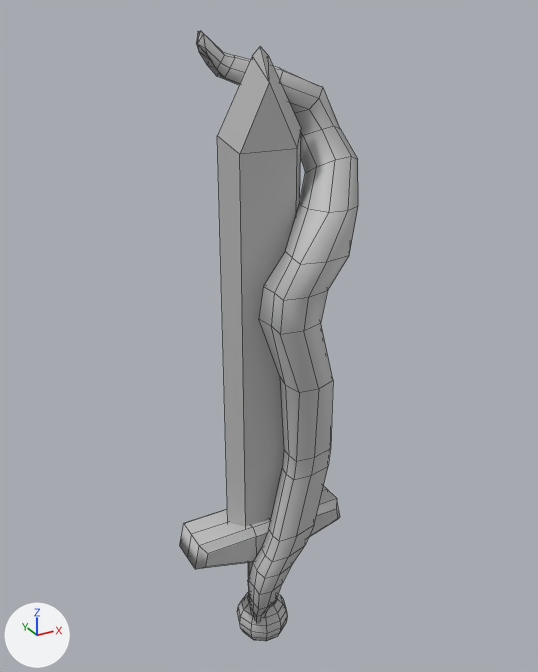
What one commit did to the FBX model Assets/GameStuff/Matt's Stuff/M_Assets/Weapons/Hero/Tentacle_Sword.fbx.
Rendered twice from a 50 mm lens placed at (-1.4, -2.6, 2.48), pointed at (0.05, 0.03, 1.16). Every picture has the same lights, and +X, +Y and +Z are marked at lower left. Mesh edges are drawn as thin lines. Where no turn or scale is listed for an object, it has been applied to the vertices.

The first picture shows 'Tentacle_Sword'.
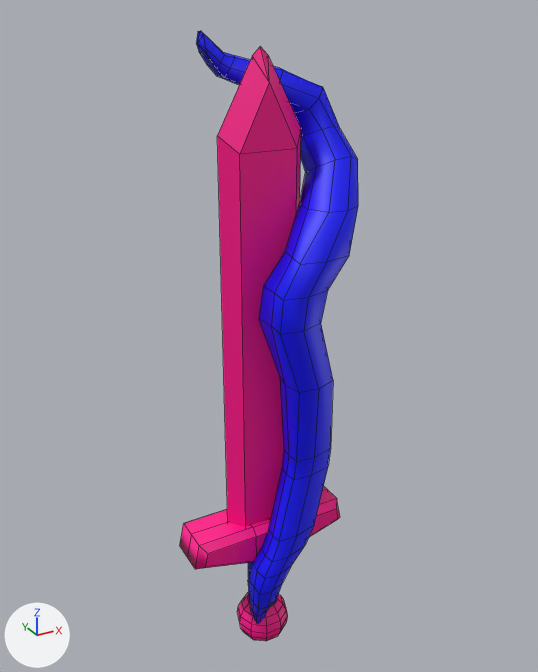
What differs and where, as boxes (x1, y1, x2, y2) in the pictures (538 x 672 px):
part 1 of me_mesh, recoloured (grey to pink): (237, 592, 288, 641) in both
part 2 of me_mesh, recoloured (grey to pink): (180, 486, 340, 569) in both
part 3 of me_mesh, recoloured (grey to pink): (217, 46, 301, 154) in both
part 4 of me_mesh, recoloured (grey to pink): (217, 132, 301, 527) in both
part 5 of me_mesh, recoloured (grey to blue): (196, 31, 358, 624) in both

The change, as a diff of the scene's bpy script:
```diff
--- a/Assets/GameStuff/Matt's Stuff/M_Assets/Weapons/Hero/Tentacle_Sword.fbx.py
+++ b/Assets/GameStuff/Matt's Stuff/M_Assets/Weapons/Hero/Tentacle_Sword.fbx.py
@@ mat_not_shiny @@
+mat_not_shiny = principled_material('Not_Shiny')
+mat_not_shiny.base_color = (0.0, 0.0, 1.0)  # blue #0000ff
@@ mat_shiny @@
+mat_shiny = principled_material('Shiny')
+mat_shiny.base_color = (1.0, 0.0, 0.256)  # pink #ff008a
@@ me_mesh @@
 me_mesh.from_pydata(...)  # 352 vertices, 340 faces; spans x -0.4..0.4, y -0.27..0.27, z -1.46..1.46
 # used by ob_tentacle_sword; location = (0.0, -0.054, 0.948)
+# me_mesh part 1: 100 of the faces centred in x -0.12..0.11, y -0.07..0.18, z -1.46..-1.2 switch from mat_lambert1 (grey #bcbcbc) to mat_shiny (pink #ff008a)
+# me_mesh part 2: 48 of the faces centred in x -0.39..0.38, y -0.07..0.18, z -0.88..-0.68 switch from mat_lambert1 (grey #bcbcbc) to mat_shiny (pink #ff008a)
+# me_mesh part 3: 10 of the faces centred in x -0.09..0.08, y -0.02..0.12, z 1.12..1.36 switch from mat_lambert1 (grey #bcbcbc) to mat_shiny (pink #ff008a)
+# me_mesh part 4: 6 of the faces centred in x -0.16..0.15, y -0.02..0.12, z -0.02..0.17 switch from mat_lambert1 (grey #bcbcbc) to mat_shiny (pink #ff008a)
+# me_mesh part 5: 176 of the faces centred in x -0.17..0.38, y -0.26..0.27, z -1.25..1.44 switch from mat_lambert1 (grey #bcbcbc) to mat_not_shiny (blue #0000ff)
```
